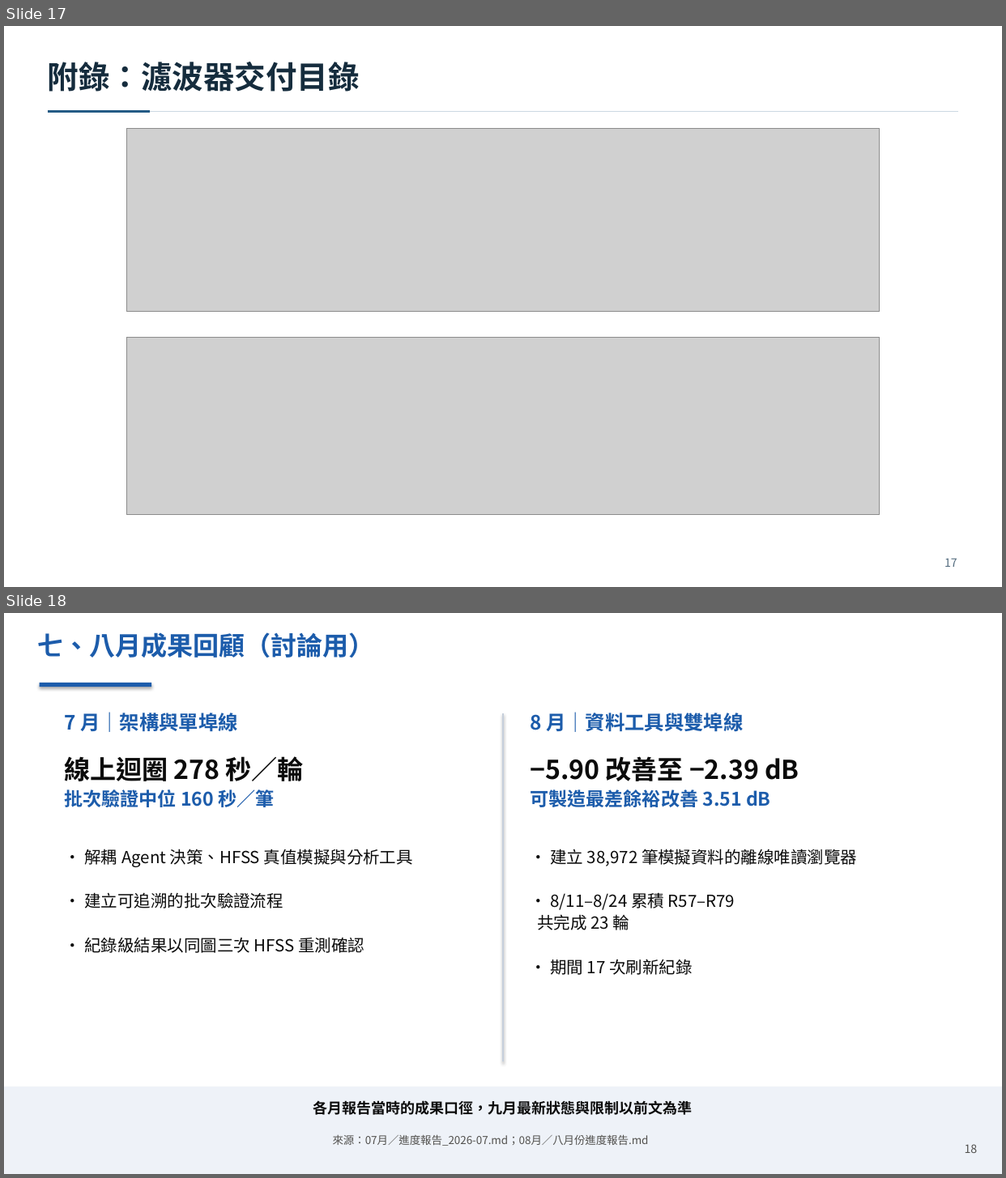
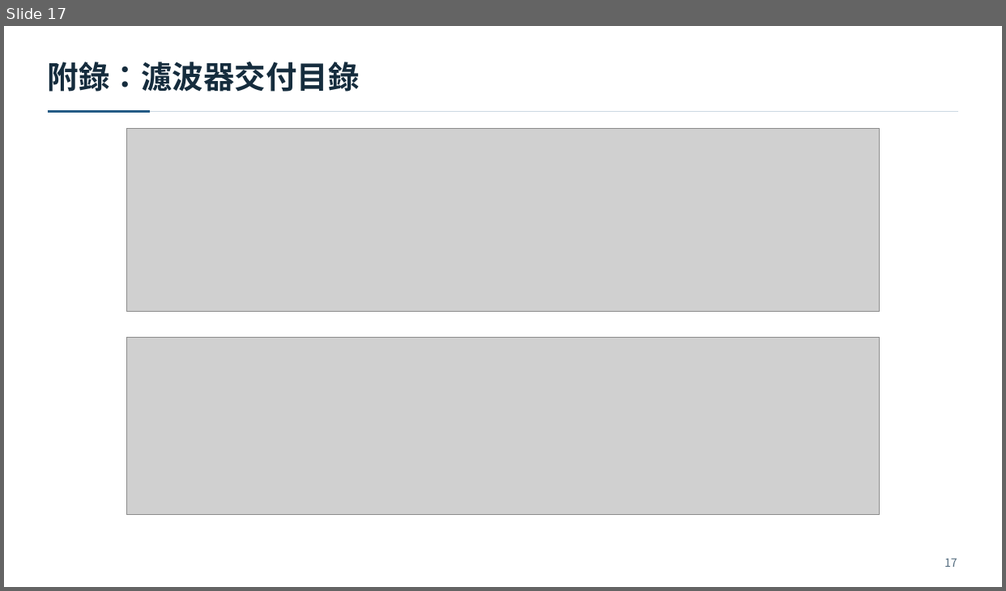
Before and after one commit to Ricky610329/Antenna, a slide deck: docs/進度報告/09月/九月份進度報告.pptx. Shown one above the other, each under a label of ours: slides 17 and 18 before the commit, slide 17 after it. The pictures are 1006x1178 and 1006x591 pixels, drawn with LibreOffice and Linux fonts; fonts in the diff are those of the drawing; grey boxes stand for pictures. Boxes give left, top, right and bottom in pixels: in the first picture for what was removed or moved away, otherwise in the second. Text is boxed around its words. In the diff, an @@ line names an element or a change of style, - is before the commit and + after.

Commit message:
docs(report): 七八月回顧各擴充三頁並補可製造性圖例

```diff
--- a/docs/進度報告/09月/九月份進度報告.pptx
+++ b/docs/進度報告/09月/九月份進度報告.pptx
@@ slide 18 removed at (4,613,1002,1174), background #FFFFFF @@
@@ text removed at (37,632,375,658) @@
-七、八月成果回顧（討論用）
@@ rectangle removed at (39,683,151,687) @@
@@ text removed at (64,712,238,732) @@
-7 月｜架構與單埠線
@@ line removed from (503, 714) to (503, 1063) @@
@@ text removed at (530,712,743,732) @@
-8 月｜資料工具與雙埠線
@@ text removed at (64,756,304,781) @@
-線上迴圈 278 秒／輪
@@ text removed at (530,756,799,781) @@
-−5.90 改善至 −2.39 dB
@@ text removed at (64,790,274,807) @@
-批次驗證中位 160 秒／筆
@@ text removed at (530,790,771,807) @@
-可製造最差餘裕改善 3.51 dB
@@ text removed at (84,849,413,953) @@
-• 解耦 Agent 決策、HFSS 真值模擬與分析工具
-• 建立可追溯的批次驗證流程
-• 紀錄級結果以同圖三次 HFSS 重測確認
@@ text removed at (537,849,857,975) @@
-• 建立 38,972 筆模擬資料的離線唯讀瀏覽器
-• 8/11–8/24 累積 R57–R79
-共完成 23 輪
-• 期間 17 次刷新紀錄
@@ rectangle removed at (4,1087,1002,1174) @@
@@ text removed at (313,1101,692,1115) @@
-各月報告當時的成果口徑，九月最新狀態與限制以前文為準
@@ text removed at (333,1135,649,1146) @@
-來源：07月／進度報告_2026-07.md；08月／八月份進度報告.md
@@ text removed at (965,1144,978,1153) @@
-18
```
Also in this commit, not shown: 6 slides added, 13 other files.
